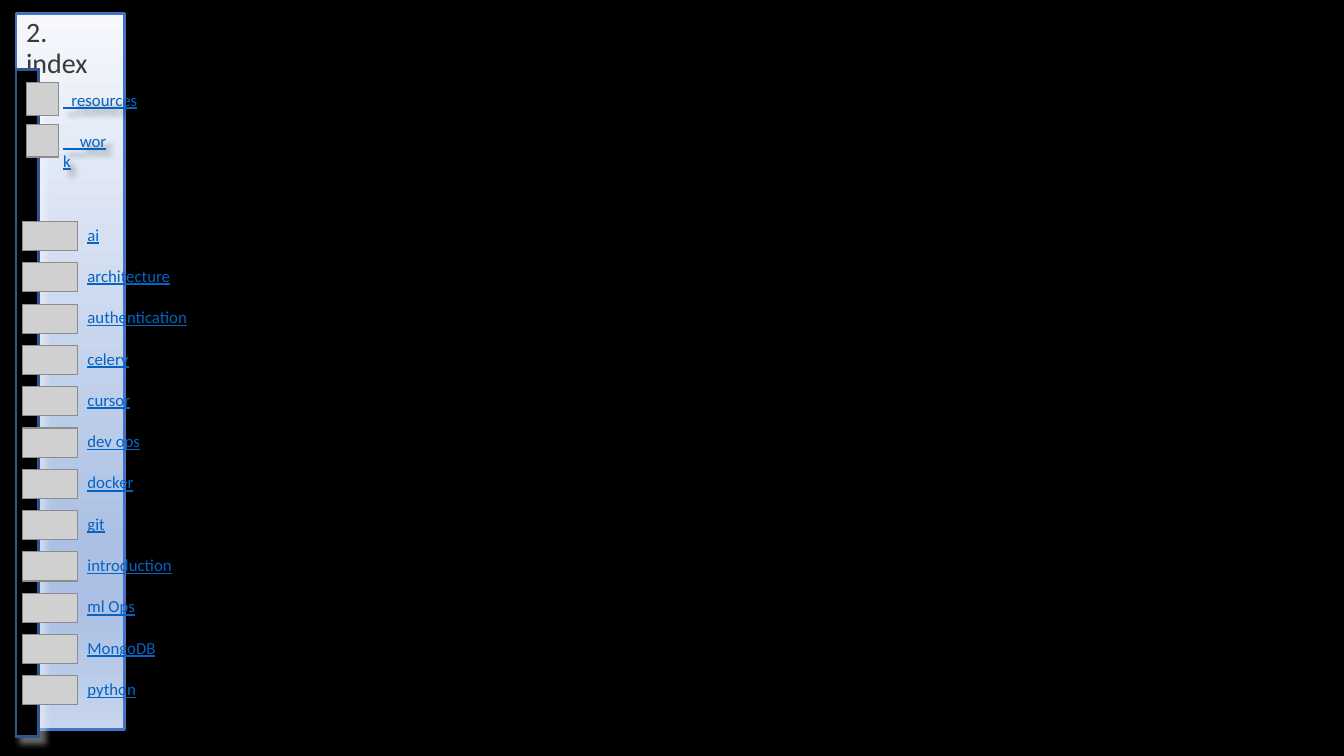
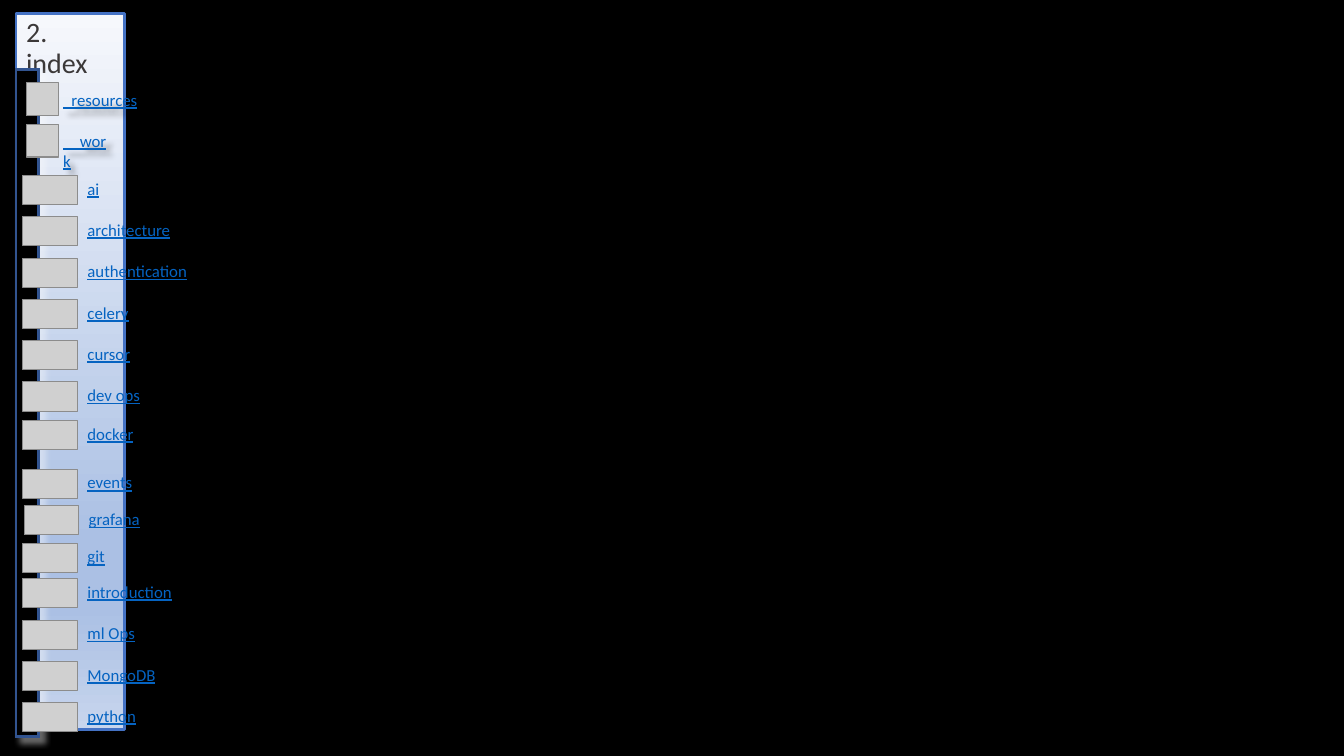
Before and after one commit to 1010836/portfolio, a slide deck: slide 2 of portfolio.pptx. Drawn at 1344x756 pixels with LibreOffice and Linux fonts; fonts in the diff are those of the drawing; grey boxes stand for pictures. Boxes give left, top, right and bottom in pixels: in the first picture for what was removed or moved away, otherwise in the second. Text is boxed around its words. In the diff, an @@ line names an element or a change of style, - is before the commit and + after.

Commit message:
feat: root

```diff
--- a/portfolio.pptx
+++ b/portfolio.pptx
@@ 6 pictures, 6 texts: place and size @@
-6 pictures, 6 texts at bbox=[23, 222, 186, 458]
+6 pictures, 6 texts at bbox=[23, 175, 186, 411]
@@ text "docker": place and size @@
-text "docker" at bbox=[87, 475, 133, 493]
+text "docker" at bbox=[87, 426, 133, 444]
@@ picture added at bbox=[23, 420, 78, 450] @@
@@ text added at bbox=[87, 475, 132, 493], 12 pt, text #0563C1, underline @@
+events
@@ picture added at bbox=[24, 506, 79, 535] @@
@@ text added at bbox=[89, 512, 140, 530], 12 pt, text #0563C1, underline @@
+grafana
@@ 2 texts, 1 picture: place and size @@
-2 texts, 1 picture at bbox=[23, 511, 171, 576]
+2 texts, 1 picture at bbox=[23, 543, 171, 603]
@@ 4 pictures, 3 texts: place and size @@
-4 pictures, 3 texts at bbox=[23, 553, 155, 705]
+4 pictures, 3 texts at bbox=[23, 579, 155, 732]
```
